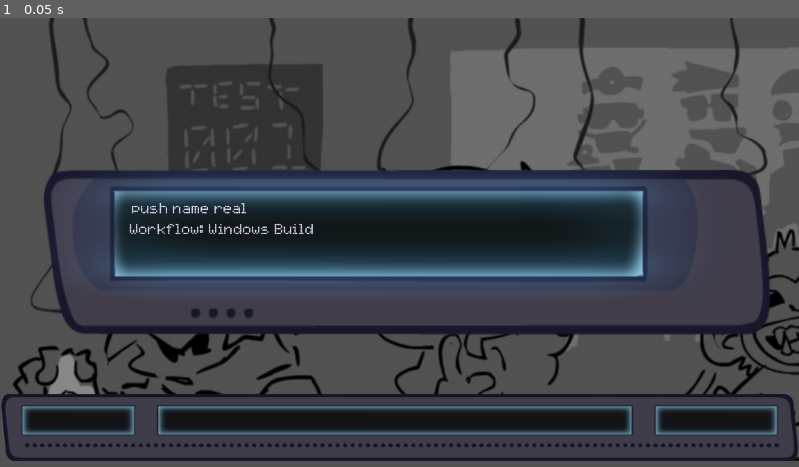
Above: before the commit, frame 1.
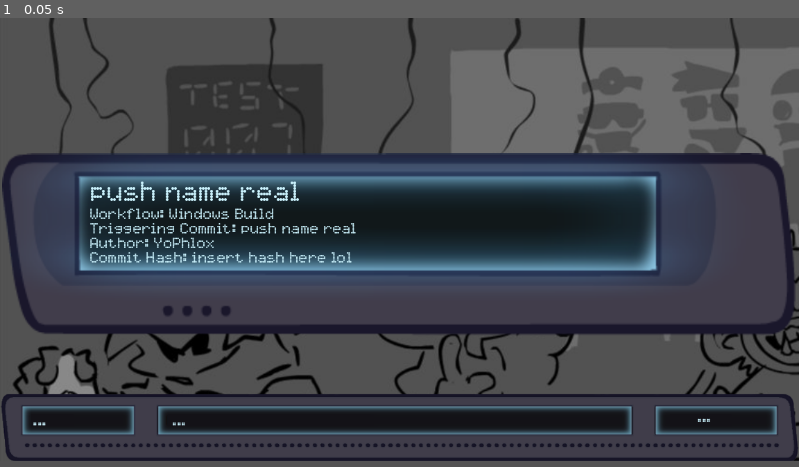
Above: after the commit, the same moment.

Repository: yophlox/FunkinLauncher
Game: Godot game, scene res://scenes/Launcher.tscn
Two runs of this game, one before a commit and one after it. Both use one fixed random seed, a clock stepped at 60 frames per second and the inputs below.
Inputs:
- Up to frame 1 (0.05 s): no input

The runs differ from the first frame. In frame 1, 14% of the frame differs, in the area x 0-100%, y 30-91%.

Commit message:
Update Launcher.tscn

Diff:
--- a/scenes/Launcher.tscn
+++ b/scenes/Launcher.tscn
@@ -13,9 +13,9 @@
 texture = ExtResource("1_gsswe")
 
 [node name="TextureRect" type="TextureRect" parent="."]
-offset_left = 63.0
-offset_top = 219.0
-offset_right = 1111.0
+offset_left = 3.0
+offset_top = 195.0
+offset_right = 1147.0
 offset_bottom = 458.0
 texture = ExtResource("2_sp423")
 
@@ -24,22 +24,86 @@
 scale = Vector2(0.910135, 0.847826)
 texture = ExtResource("3_x525b")
 
-[node name="git-commit-name" type="Label" parent="."]
-offset_left = 189.0
-offset_top = 266.0
-offset_right = 356.0
-offset_bottom = 291.0
-theme_override_colors/font_color = Color(0.951364, 0.903375, 1, 1)
+[node name="Git Text Group" type="Node" parent="."]
+
+[node name="git-commit-name" type="Label" parent="Git Text Group"]
+offset_left = 129.0
+offset_top = 236.0
+offset_right = 433.0
+offset_bottom = 264.0
+theme_override_colors/font_color = Color(0.802533, 0.957362, 1, 1)
 theme_override_fonts/font = ExtResource("4_camlv")
-theme_override_font_sizes/font_size = 22
+theme_override_font_sizes/font_size = 40
 text = "push name real"
 
-[node name="git-workflow-name2" type="Label" parent="."]
-offset_left = 186.0
-offset_top = 296.0
-offset_right = 353.0
-offset_bottom = 321.0
-theme_override_colors/font_color = Color(0.951364, 0.903375, 1, 1)
+[node name="git-workflow-name" type="Label" parent="Git Text Group"]
+offset_left = 129.0
+offset_top = 274.0
+offset_right = 395.0
+offset_bottom = 299.0
+theme_override_colors/font_color = Color(0.803922, 0.956863, 1, 1)
 theme_override_fonts/font = ExtResource("4_camlv")
 theme_override_font_sizes/font_size = 22
 text = "Workflow: Windows Build"
+
+[node name="git-trigger-name" type="Label" parent="Git Text Group"]
+offset_left = 129.0
+offset_top = 295.0
+offset_right = 514.0
+offset_bottom = 320.0
+theme_override_colors/font_color = Color(0.803922, 0.956863, 1, 1)
+theme_override_fonts/font = ExtResource("4_camlv")
+theme_override_font_sizes/font_size = 22
+text = "Triggering Commit: push name real"
+
+[node name="git-author-name2" type="Label" parent="Git Text Group"]
+offset_left = 129.0
+offset_top = 316.0
+offset_right = 395.0
+offset_bottom = 341.0
+theme_override_colors/font_color = Color(0.803922, 0.956863, 1, 1)
+theme_override_fonts/font = ExtResource("4_camlv")
+theme_override_font_sizes/font_size = 22
+text = "Author: YoPhlox"
+
+[node name="git-author-name3" type="Label" parent="Git Text Group"]
+offset_left = 129.0
+offset_top = 337.0
+offset_right = 507.0
+offset_bottom = 362.0
+theme_override_colors/font_color = Color(0.803922, 0.956863, 1, 1)
+theme_override_fonts/font = ExtResource("4_camlv")
+theme_override_font_sizes/font_size = 22
+text = "Commit Hash: insert hash here lol"
+
+[node name="Download Text Group" type="Node" parent="."]
+
+[node name="dl text" type="Label" parent="Download Text Group"]
+offset_left = 47.0
+offset_top = 572.0
+offset_right = 163.0
+offset_bottom = 597.0
+theme_override_colors/font_color = Color(0.803922, 0.956863, 1, 1)
+theme_override_fonts/font = ExtResource("4_camlv")
+theme_override_font_sizes/font_size = 22
+text = "..."
+
+[node name="dl text2" type="Label" parent="Download Text Group"]
+offset_left = 248.0
+offset_top = 572.0
+offset_right = 364.0
+offset_bottom = 597.0
+theme_override_colors/font_color = Color(0.803922, 0.956863, 1, 1)
+theme_override_fonts/font = ExtResource("4_camlv")
+theme_override_font_sizes/font_size = 22
+text = "..."
+
+[node name="dl text3" type="Label" parent="Download Text Group"]
+offset_left = 1005.0
+offset_top = 567.0
+offset_right = 1121.0
+offset_bottom = 592.0
+theme_override_colors/font_color = Color(0.803922, 0.956863, 1, 1)
+theme_override_fonts/font = ExtResource("4_camlv")
+theme_override_font_sizes/font_size = 22
+text = "..."
